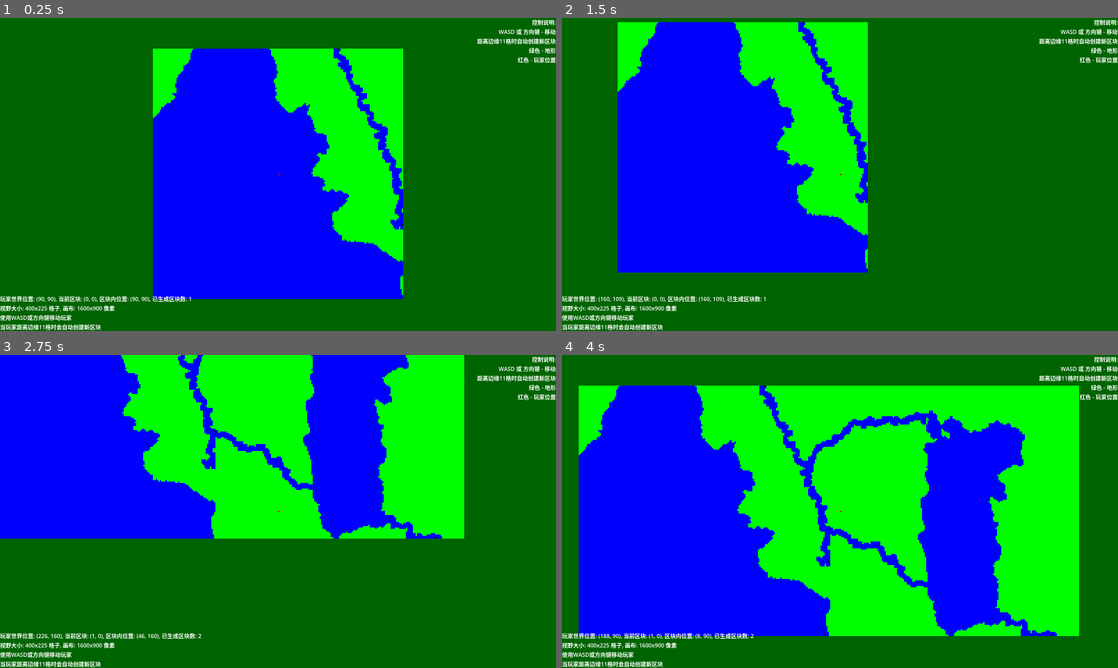
Above: before the commit, frames 1-4 (two rows, left to right).
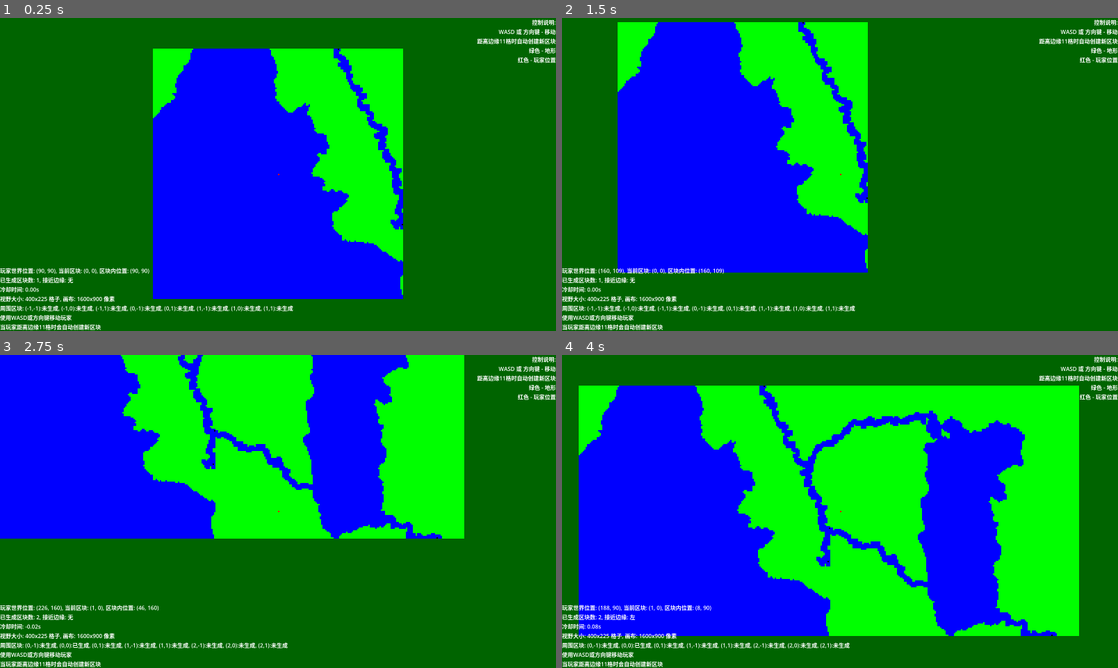
Above: after the commit, the same moments.

Repository: AliveGh0st/overmapchunkdemo
Game: Godot game, scene res://overmap_system.tscn
The game is run twice, just before and just after one commit, with the same random seed, the same clock (stepped at 60 frames per second) and the same inputs.
Inputs:
- Up to frame 1 (0.25 s): no input
- Up to frame 2 (1.5 s): tap Enter at 0.5 s; hold Right (ui_right) 0.53-1.28 s; hold Down (ui_down) from 1.28 s (still down)
- Up to frame 3 (2.75 s): release Down (ui_down) at 2.03 s; hold Right (ui_right) from 2.03 s (still down)
- Up to frame 4 (4 s): release Right (ui_right) at 2.78 s; hold Up (ui_up) 2.78-3.53 s; hold Left (ui_left) from 3.53 s (still down)

The runs differ from the first frame. In frame 1, 1.6% of the frame differs, in the area x 0-53%, y 79-94%; in frame 2, 1.6%; in frame 3, 1.6%; in frame 4, 1.6%.

Commit message:
优化区块生成逻辑

Diff:
--- a/overmap_renderer.gd
+++ b/overmap_renderer.gd
@@ -61,7 +61,7 @@
 
 # 防止无限循环的变量
 var chunk_creation_cooldown: float = 0.0
-var COOLDOWN_TIME: float = 0.5  # 半秒冷却时间
+var COOLDOWN_TIME: float = 0.1  # 0.1秒冷却时间，更快响应玩家移动
 
 func update_viewport_size():
 	"""根据当前视口大小更新地图渲染尺寸"""
@@ -169,18 +169,43 @@
 	# 检查是否接近边缘，如果是则生成相邻区块
 	var need_generation = false
 
-	if local_x < BORDER_THRESHOLD:
+	# 检查4个主要方向
+	var near_left = local_x < BORDER_THRESHOLD
+	var near_right = local_x >= CHUNK_SIZE - BORDER_THRESHOLD
+	var near_top = local_y < BORDER_THRESHOLD
+	var near_bottom = local_y >= CHUNK_SIZE - BORDER_THRESHOLD
+
+	# 生成主要方向的区块
+	if near_left:
 		generate_chunk_at(current_chunk + Vector2i(-1, 0))
 		need_generation = true
-	if local_x >= CHUNK_SIZE - BORDER_THRESHOLD:
+	if near_right:
 		generate_chunk_at(current_chunk + Vector2i(1, 0))
 		need_generation = true
-	if local_y < BORDER_THRESHOLD:
+	if near_top:
 		generate_chunk_at(current_chunk + Vector2i(0, -1))
 		need_generation = true
-	if local_y >= CHUNK_SIZE - BORDER_THRESHOLD:
+	if near_bottom:
 		generate_chunk_at(current_chunk + Vector2i(0, 1))
 		need_generation = true
+
+	# 生成对角线方向的区块（当玩家接近角落时）
+	if near_left and near_top:
+		generate_chunk_at(current_chunk + Vector2i(-1, -1))
+		need_generation = true
+	if near_right and near_top:
+		generate_chunk_at(current_chunk + Vector2i(1, -1))
+		need_generation = true
+	if near_left and near_bottom:
+		generate_chunk_at(current_chunk + Vector2i(-1, 1))
+		need_generation = true
+	if near_right and near_bottom:
+		generate_chunk_at(current_chunk + Vector2i(1, 1))
+		need_generation = true
+
+	# 额外的安全检查：确保当前区块已生成
+	# 这是为了处理玩家可能直接跳入新区块的情况
+	generate_chunk_at(current_chunk)
 
 	if need_generation:
 		chunk_creation_cooldown = COOLDOWN_TIME
@@ -920,7 +945,32 @@
 	var local_x = world_grid_x - current_chunk.x * CHUNK_SIZE
 	var local_y = world_grid_y - current_chunk.y * CHUNK_SIZE
 
-	return "玩家世界位置: (%d, %d), 当前区块: %s, 区块内位置: (%d, %d), 已生成区块数: %d\n视野大小: %dx%d 格子, 画布: %dx%d 像素" % [
+	# 检测边界状态
+	var near_left = local_x < BORDER_THRESHOLD
+	var near_right = local_x >= CHUNK_SIZE - BORDER_THRESHOLD
+	var near_top = local_y < BORDER_THRESHOLD
+	var near_bottom = local_y >= CHUNK_SIZE - BORDER_THRESHOLD
+
+	var edge_status = []
+	if near_left: edge_status.append("左")
+	if near_right: edge_status.append("右")
+	if near_top: edge_status.append("上")
+	if near_bottom: edge_status.append("下")
+
+	var edge_info = "无" if edge_status.is_empty() else ", ".join(edge_status)
+
+	# 检查周围区块生成状态
+	var surrounding_chunks = []
+	for dx in range(-1, 2):
+		for dy in range(-1, 2):
+			if dx == 0 and dy == 0:
+				continue
+			var chunk_coord = current_chunk + Vector2i(dx, dy)
+			var generated = generated_chunks.has(chunk_coord)
+			surrounding_chunks.append("(%d,%d):%s" % [chunk_coord.x, chunk_coord.y, "已生成" if generated else "未生成"])
+
+	return "玩家世界位置: (%d, %d), 当前区块: %s, 区块内位置: (%d, %d)\n已生成区块数: %d, 接近边缘: %s\n冷却时间: %.2fs\n视野大小: %dx%d 格子, 画布: %dx%d 像素\n周围区块: %s" % [
 		world_grid_x, world_grid_y, str(current_chunk), local_x, local_y, generated_chunks.size(),
-		map_size_x, map_size_y, canvas_size_x, canvas_size_y
+		edge_info, chunk_creation_cooldown, map_size_x, map_size_y, canvas_size_x, canvas_size_y,
+		", ".join(surrounding_chunks)
 	]
